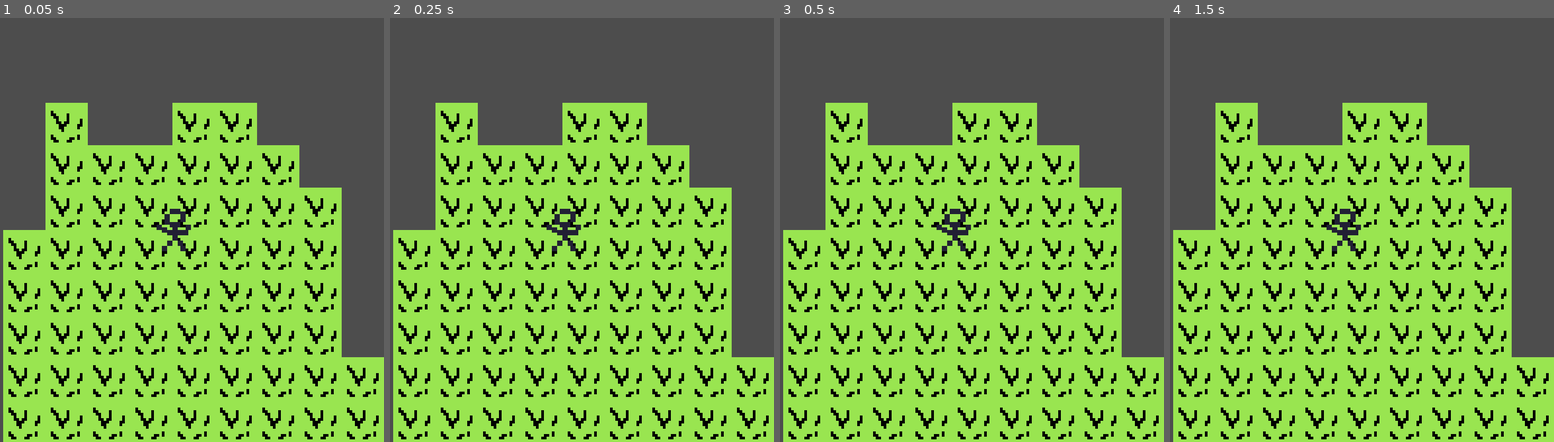
Above: before the commit, frames 1-4 (left to right).
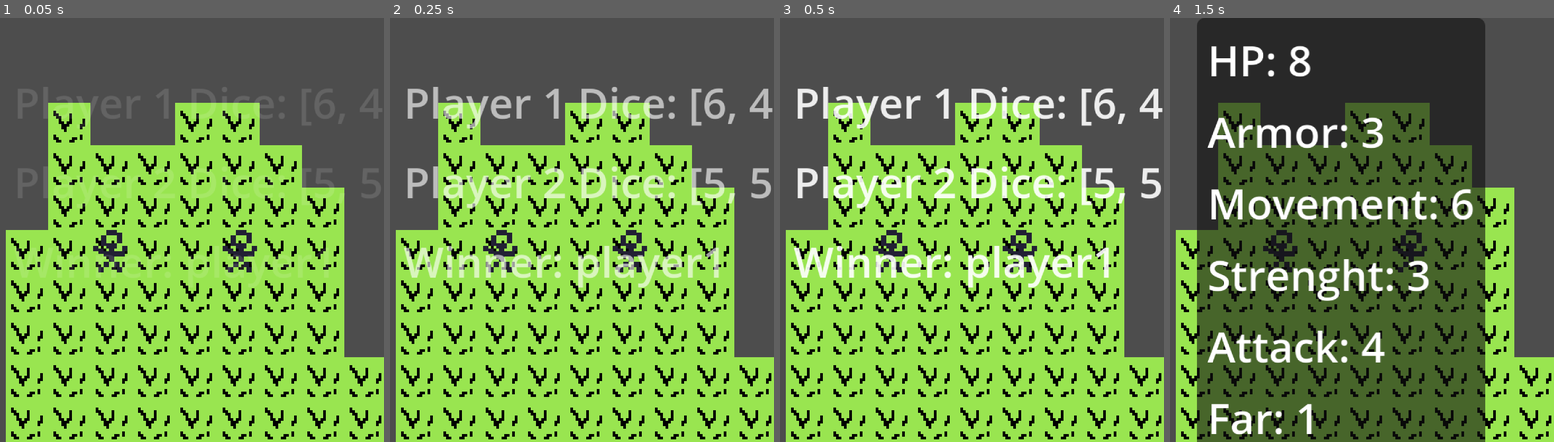
Above: after the commit, the same moments.

Repository: Dvojak/Skirmish-game
Game: Godot game, scene res://game.tscn
The game is run twice, just before and just after one commit, with the same random seed, the same clock (stepped at 60 frames per second) and the same inputs.
Inputs (mouse positions are in pixels of both pictures, inside the frame that each line leads up to):
- Up to frame 1 (0.05 s): no input
- Up to frame 2 (0.25 s): no input
- Up to frame 3 (0.5 s): no input
- Up to frame 4 (1.5 s): move the mouse to (1434, 208) at 0.52 s; hold Right mouse button (move) 0.53-1.28 s; click (1434, 208) at 0.8 s; move the mouse to (1258, 251) at 1.27 s; click (1258, 251) at 1.35 s

The runs differ from the first frame. In frame 1, 14% of the frame differs, in the area x 0-100%, y 20-100%; in frame 2, 20%; in frame 3, 20%; in frame 4, 75%, in the area x 0-100%, y 0-100%.

Commit message:
initiative_phase

Diff:
--- a/game.tscn
+++ b/game.tscn
@@ -9,6 +9,7 @@
 [ext_resource type="Texture2D" uid="uid://delkxpwc4o1fx" path="res://first.png" id="5_ryrav"]
 [ext_resource type="Script" uid="uid://cmtpafqlvqvc8" path="res://unit.gd" id="6_ryrav"]
 [ext_resource type="Script" uid="uid://15ulgwexwh3i" path="res://popupmenu.gd" id="8_j5wjh"]
+[ext_resource type="Script" uid="uid://bpy607rbdym33" path="res://initiative.gd" id="10_hve3p"]
 
 [sub_resource type="TileSetAtlasSource" id="TileSetAtlasSource_fc0e3"]
 texture = ExtResource("1_drgk6")
@@ -73,6 +74,7 @@
 metadata/_custom_type_script = "uid://cmtpafqlvqvc8"
 
 [node name="Scout_P1" type="CharacterBody2D" parent="Unit"]
+position = Vector2(24, 8)
 input_pickable = true
 script = ExtResource("5_7jktm")
 
@@ -83,6 +85,7 @@
 texture = ExtResource("5_ryrav")
 
 [node name="Scout_P2" type="CharacterBody2D" parent="Unit"]
+position = Vector2(-25, 8)
 input_pickable = true
 script = ExtResource("5_7jktm")
 
@@ -93,6 +96,7 @@
 shape = SubResource("RectangleShape2D_eow3j")
 
 [node name="Camera2D" type="Camera2D" parent="."]
+position = Vector2(-1, 0)
 
 [node name="CanvasLayer" type="CanvasLayer" parent="."]
 
@@ -138,3 +142,25 @@
 
 [node name="Crit" type="Label" parent="CanvasLayer/UnitStatPopup/VBoxContainer"]
 layout_mode = 2
+
+[node name="Initiative" type="Control" parent="CanvasLayer"]
+layout_mode = 3
+anchors_preset = 0
+offset_right = 40.0
+offset_bottom = 40.0
+script = ExtResource("10_hve3p")
+
+[node name="Player1" type="Label" parent="CanvasLayer/Initiative"]
+layout_mode = 0
+offset_right = 40.0
+offset_bottom = 23.0
+
+[node name="Player2" type="Label" parent="CanvasLayer/Initiative"]
+layout_mode = 0
+offset_right = 40.0
+offset_bottom = 23.0
+
+[node name="Winner" type="Label" parent="CanvasLayer/Initiative"]
+layout_mode = 0
+offset_right = 40.0
+offset_bottom = 23.0
--- /dev/null
+++ b/initiative.gd
@@ -0,0 +1,32 @@
+extends Control
+
+func show_dice(p1_dice: Array[int], p2_dice: Array[int], winner_name: String):
+	# Vyčisti staré labely
+	for child in get_children():
+		child.queue_free()
+
+	# Vytvoř nové labely
+	var p1_label = Label.new()
+	p1_label.text = "Player 1 Dice: " + str(p1_dice)
+	add_child(p1_label)
+
+	var p2_label = Label.new()
+	p2_label.text = "Player 2 Dice: " + str(p2_dice)
+	add_child(p2_label)
+
+	var winner_label = Label.new()
+	winner_label.text = "Winner: " + winner_name
+	add_child(winner_label)
+
+	# Umístění (můžeš upravit)
+	p1_label.position = Vector2(20, 20)
+	p2_label.position = Vector2(20, 50)
+	winner_label.position = Vector2(20, 80)
+
+	# Fade animace
+	modulate.a = 0.0
+	show()
+
+	var tween = create_tween()
+	tween.tween_property(self, "modulate:a", 1.0, 0.4) # fade-in
+	tween.chain().tween_property(self, "modulate:a", 0.0, 1.0) # fade-out
--- a/player.gd
+++ b/player.gd
@@ -2,6 +2,7 @@
 class_name Player
 
 var units: Array[Unit] = []
+var dice_pool: Array[int] = []
 
 func _ready():
 	print(name, " je připravený s jednotkami: ", units)
@@ -22,3 +23,8 @@
 func reset_units():
 	for u in units:
 		u.actions = u.max_actions
+
+func roll_initiative_dice():
+	dice_pool.clear()
+	for i in range(6):
+		dice_pool.append(randi_range(1, 6))
--- a/turn_queue.gd
+++ b/turn_queue.gd
@@ -8,6 +8,12 @@
 @onready var player1: Player = get_node("../player1")
 @onready var player2: Player = get_node("../player2")
 @onready var popup = get_node("../CanvasLayer/UnitStatPopup")
+@onready var initiative_ui = get_node("../CanvasLayer/Initiative")
+@onready var turn_label: Label = get_tree().get_root().get_node("MainScene/CanvasLayer/Initiative/Winner")
+
+
+
+
 
 
 var astar_grid: AStarGrid2D
@@ -45,16 +51,14 @@
 	for p in players:
 		print(p.name, " má ", p.units.size(), " jednotek.")
 
-
-
 	start_round()
 
 
 func start_round():
 	for p in players:
 		p.reset_units()
-	numc_player = 0
 	print("Začíná nové kolo")
+	roll_initiative()
 	start_turn()
 
 
@@ -156,6 +160,38 @@
 
 		selected_unit.move_along_path(world_path)
 
+func roll_initiative():
+	for p in players:
+		p.roll_initiative_dice()
+
+	var singles_p1 = _count_singles(players[0].dice_pool)
+	var singles_p2 = _count_singles(players[1].dice_pool)
+
+	var winner_index := -1
+
+	if singles_p1 == singles_p2:
+		print("Remíza, hází se znovu.")
+		roll_initiative()
+		return
+	else:
+		winner_index = 0 if singles_p1 > singles_p2 else 1
+
+	initiative_ui.show_dice(players[0].dice_pool, players[1].dice_pool, players[winner_index].name)
+
+	print("*** Začíná hráč:", players[winner_index].name, "***")
+	numc_player = winner_index
+
+func _count_singles(dice: Array[int]) -> int:
+	var occurrences := {}
+	for d in dice:
+		occurrences[d] = occurrences.get(d, 0) + 1
+
+	var singles = 0
+	for key in occurrences.keys():
+		if occurrences[key] == 1:
+			singles += 1
+
+	return singles
 
 
 func end_turn():
@@ -193,7 +229,6 @@
 			var offset = Vector2i(x, y)
 			var target = start + offset
 
-			# jen políčka v manhattan vzdálenosti
 			if abs(x) + abs(y) <= unit.far:
 				attack_overlay.set_cell(target, 0, Vector2i.ZERO)
 
@@ -240,12 +275,12 @@
 	print("Akce zbývající:", attacker.actions)
 
 	if attacker.actions <= 0:
-		_on_finished_action()  # konec tahu jednotky
+		_on_finished_action()
 
 func start_combat(attacker: Unit, defender: Unit):
 	print(" Boj začíná:", attacker.name, "útočí na", defender.name)
 
-	# 1) Určení potřebného hodu na zásah
+
 	var needed = 4
 	if attacker.strenght > defender.toughness:
 		needed = 3
@@ -254,7 +289,7 @@
 
 	print("Útočník potřebuje hodit:", needed, "nebo více")
 
-	# 2) Útočné hody podle attack stat
+
 	for i in range(attacker.attack):
 		var roll = randi_range(1, 6)
 		print("Hod:", roll)
Not shown: 1 places in game.tscn that only renumber resources
Not shown, added: initiative.gd.uid
